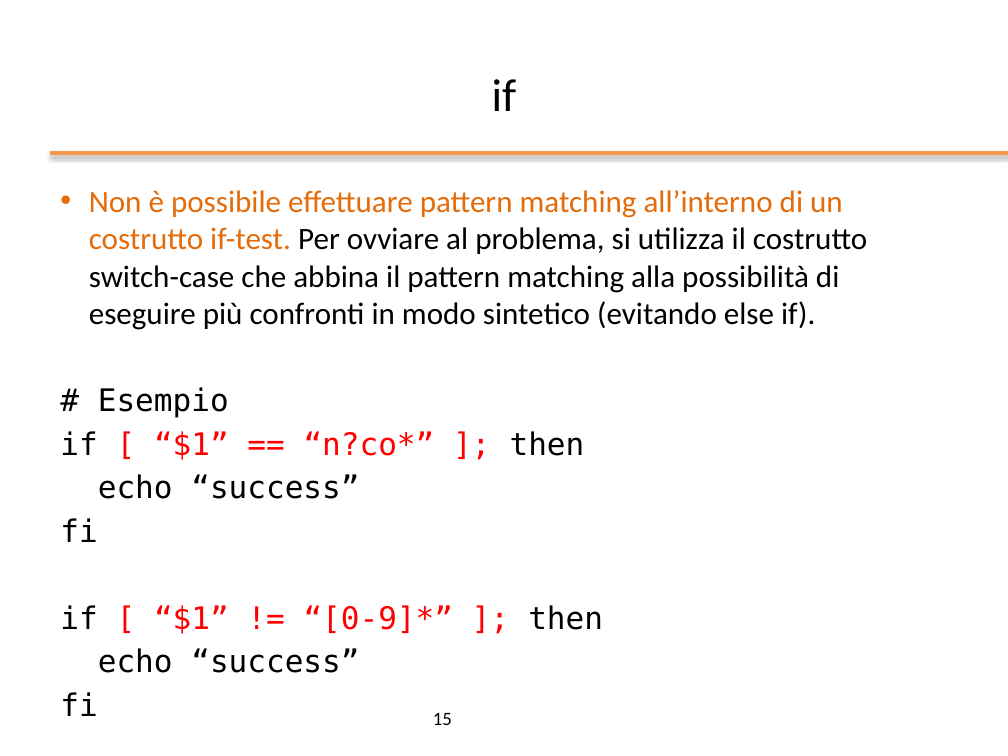
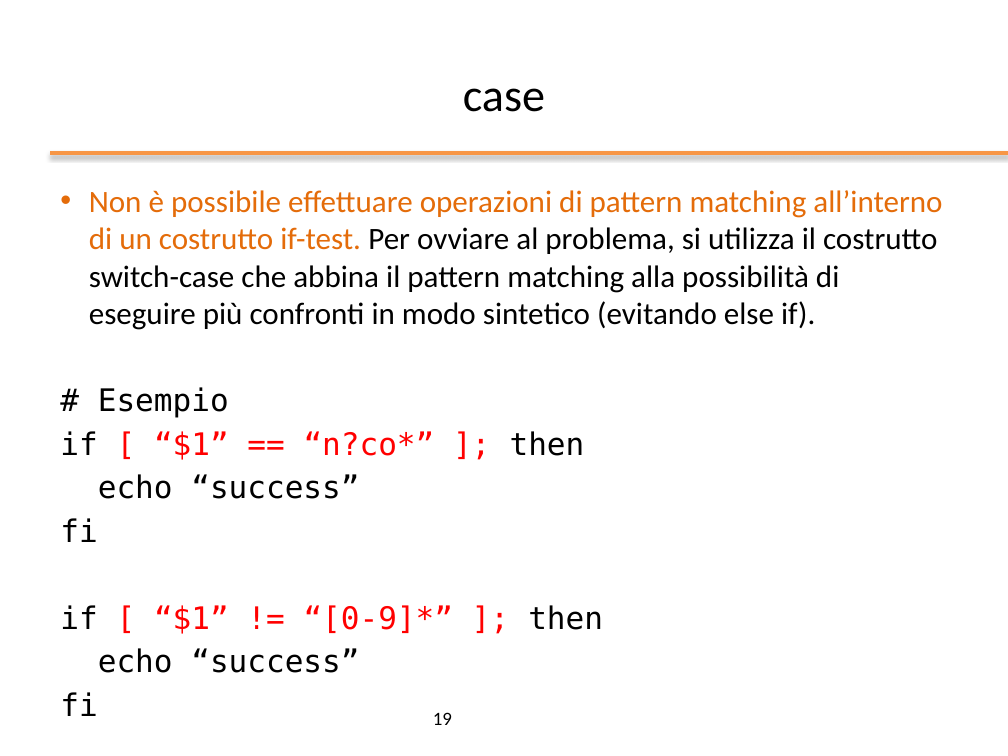
Before and after one commit to nbicocchi/operatingsystemsbsc, a slide deck: slide 19 of slides/ppt/03_Bash Scripting.pptx (slide 15 before the commit). Drawn at 1008x756 pixels with LibreOffice and Linux fonts; fonts in the diff are those of the drawing; background and template pictures are left out. Boxes give left, top, right and bottom in pixels: in the first picture for what was removed or moved away, otherwise in the second. Text is boxed around its words. In the diff, an @@ line names an element or a change of style, - is before the commit and + after.

```diff
--- a/slides/ppt/03_Bash Scripting.pptx
+++ b/slides/ppt/03_Bash Scripting.pptx
@@ title at [463,88,545,112]: text changed @@
-if
+case
@@ text at [89,190,942,330]: text changed @@
-• Non è possibile effettuare pattern matching all’interno di un costrutto if-test. Per ovviare al problema, si utilizza il costrutto switch-case che abbina il pattern matching alla possibilità di eseguire più confronti in modo sintetico (evitando else if).
+• Non è possibile effettuare operazioni di pattern matching all’interno di un costrutto if-test. Per ovviare al problema, si utilizza il costrutto switch-case che abbina il pattern matching alla possibilità di eseguire più confronti in modo sintetico (evitando else if).
@@ page number at [433,712,452,725]: text changed @@
-15
+19
```
Also in this commit, not shown: 14 other slides changed, 7 slides added, 1 slide removed, 2 other files.
